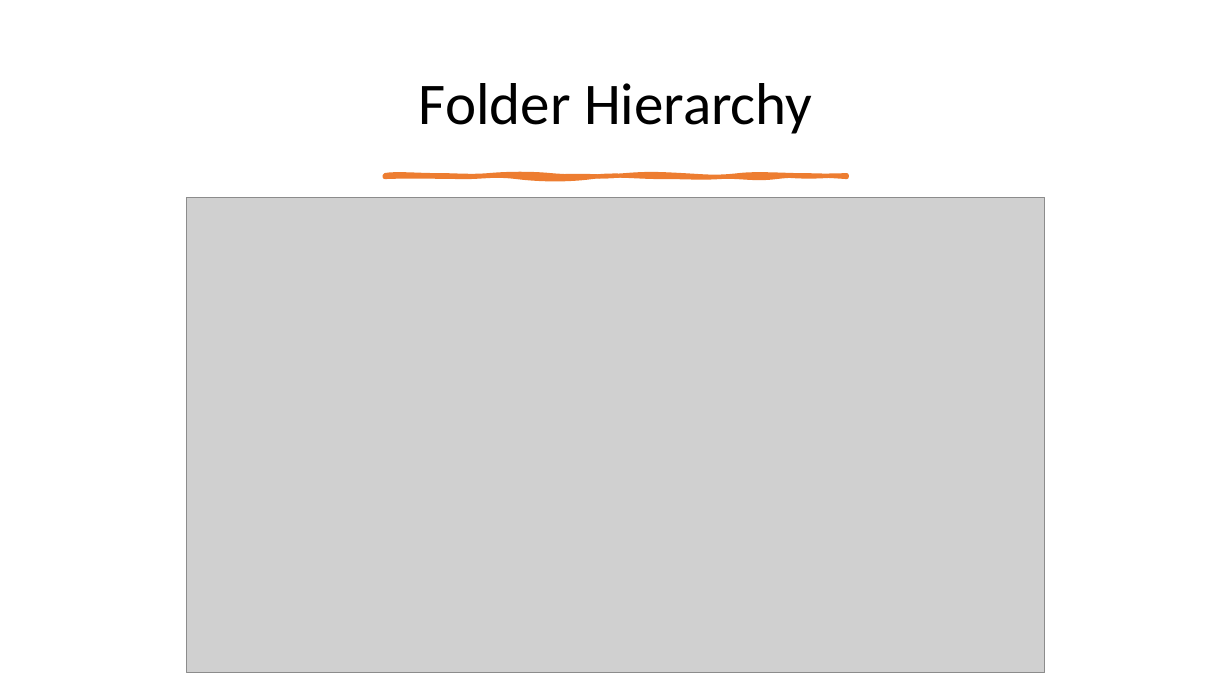
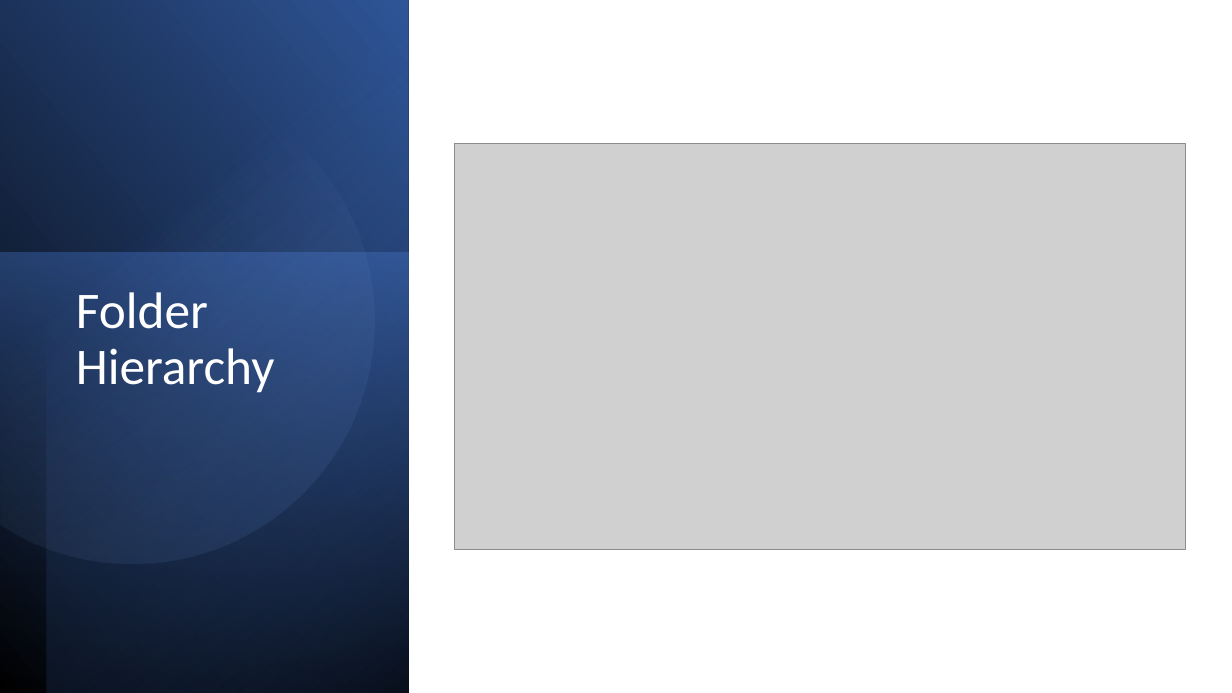
Before and after one commit to nitinjosepaul/test_forge, a slide deck: slide 7 of resource/ADTest Framework POC.pptx. Drawn at 1232x693 pixels with LibreOffice and Linux fonts; fonts in the diff are those of the drawing; grey boxes stand for pictures. Boxes give left, top, right and bottom in pixels: in the first picture for what was removed or moved away, otherwise in the second. Text is boxed around its words. In the diff, an @@ line names an element or a change of style, - is before the commit and + after.

```diff
--- a/resource/ADTest Framework POC.pptx
+++ b/resource/ADTest Framework POC.pptx
@@ rectangle added at (0, 0, 409, 693), fill gradient #000000 to #2F5597 @@
@@ rectangle added at (46, 0, 409, 693), fill gradient #000000 to #4472C4 @@
@@ freeform shape added at (0, 48, 419, 607), fill gradient #8FAADC to #2F5597 @@
@@ picture: place and size @@
-picture at (187, 197, 1045, 673)
+picture at (455, 144, 1185, 550)
@@ freeform shape removed at (384, 176, 847, 177) @@
@@ rectangle added at (0, 253, 409, 693), fill gradient #4472C4 to #203864 @@
@@ title "Folder Hierarchy": place and size @@
-title "Folder Hierarchy" at (419, 83, 812, 134)
+title "Folder Hierarchy" at (76, 292, 275, 393)
@@ title "Folder Hierarchy" at (76, 292, 275, 393): size 46 to 40 pt, text colour #000000 to #FFFFFF; alignment centre to left; vertical alignment middle to top @@
```
Also in this commit, not shown: 7 other slides changed, 1 slide added, 1 slide removed.
